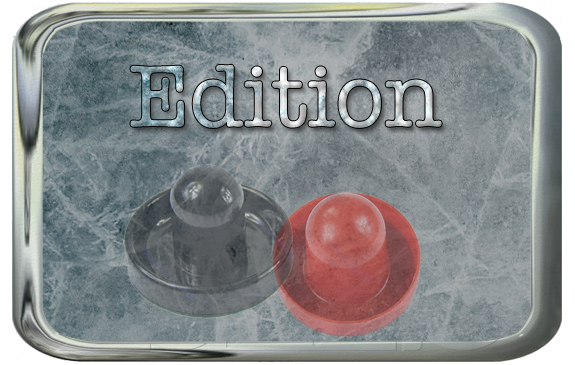
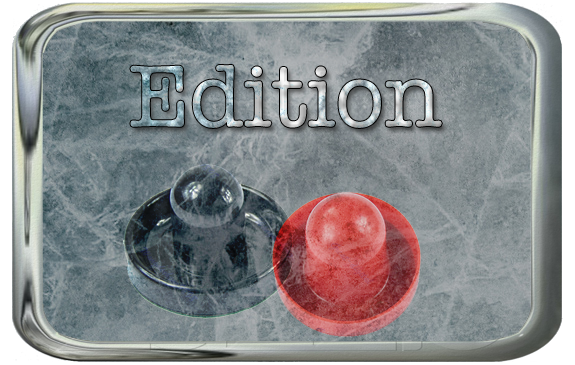
Revision of a layered 575 × 365 image; what changed, layer by layer:
"Layer 4": opacity 50% → 100%, blend normal → overlay over <box>123,164,397,337</box>
"Layer 5": opacity 50% → 80%, blend normal → overlay over <box>272,192,421,337</box>
